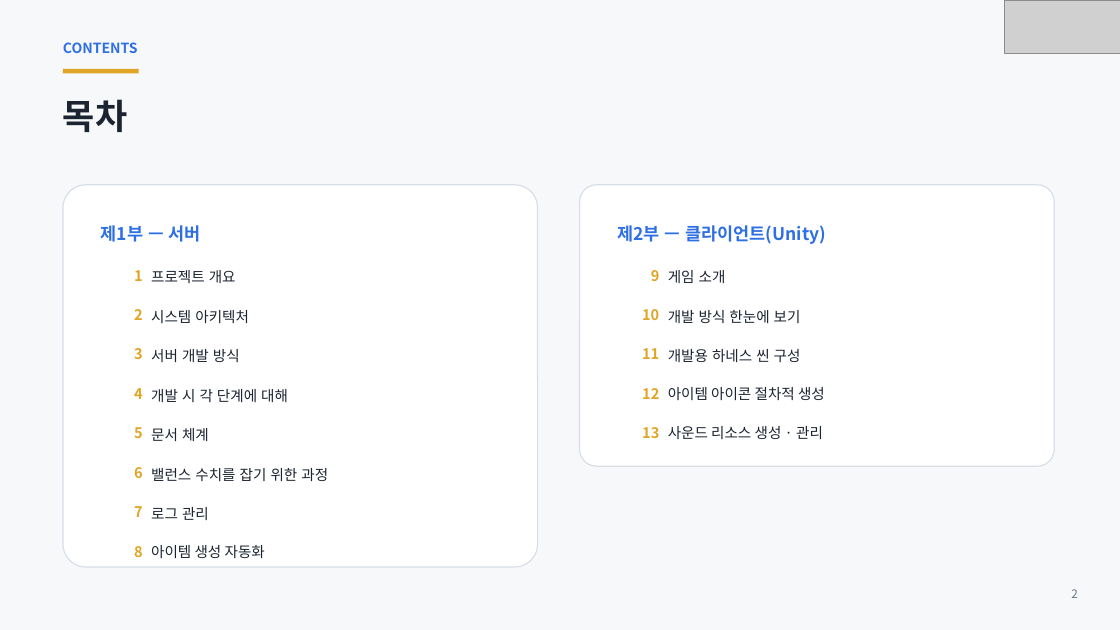
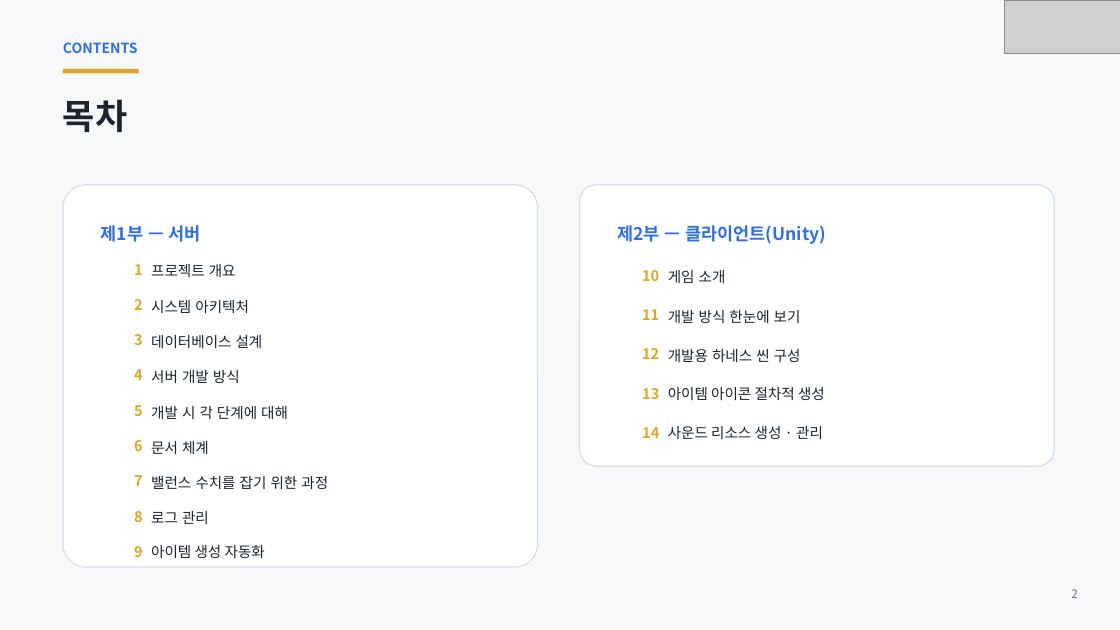
Before and after one commit to ks-wook/com2us-taskbar-hero, a slide deck: slide 2 of docs/com2us-taskbar-hero-발표자료.pptx. Drawn at 1120x630 pixels with LibreOffice and Linux fonts; fonts in the diff are those of the drawing; grey boxes stand for pictures. Boxes give left, top, right and bottom in pixels: in the first picture for what was removed or moved away, otherwise in the second. Text is boxed around its words. In the diff, an @@ line names an element or a change of style, - is before the commit and + after.

Commit message:
문서 최신화

```diff
--- a/docs/com2us-taskbar-hero-발표자료.pptx
+++ b/docs/com2us-taskbar-hero-발표자료.pptx
@@ text "1": place and size @@
-text "1" at [134,270,143,281]
+text "1" at [134,264,143,275]
@@ text "프로젝트 개요": place and size @@
-text "프로젝트 개요" at [151,270,236,283]
+text "프로젝트 개요" at [151,264,236,277]
@@ text "2": place and size @@
-text "2" at [134,309,143,320]
+text "2" at [134,299,143,310]
@@ text "시스템 아키텍처": place and size @@
-text "시스템 아키텍처" at [151,310,249,323]
+text "시스템 아키텍처" at [151,300,249,313]
@@ text "3": place and size @@
-text "3" at [134,348,143,359]
+text "3" at [134,334,143,345]
@@ text added at [151,335,263,348], 12.5 pt, text #1B2430 @@
+데이터베이스 설계
@@ 4 texts: place and size @@
-4 texts at [642,309,659,438]
+4 texts at [642,270,659,399]
@@ text "4": place and size @@
-text "4" at [134,388,143,399]
+text "4" at [134,369,143,380]
@@ text "서버 개발 방식": place and size @@
-text "서버 개발 방식" at [151,349,240,362]
+text "서버 개발 방식" at [151,370,240,383]
@@ text "5": place and size @@
-text "5" at [134,427,143,438]
+text "5" at [134,405,143,416]
@@ text "개발 시 각 단계에 대해": place and size @@
-text "개발 시 각 단계에 대해" at [151,389,288,402]
+text "개발 시 각 단계에 대해" at [151,406,288,419]
@@ text "6": place and size @@
-text "6" at [134,467,143,478]
+text "6" at [134,440,143,451]
@@ text "문서 체계": place and size @@
-text "문서 체계" at [151,428,209,441]
+text "문서 체계" at [151,441,209,454]
@@ text added at [642,427,659,438], 12.5 pt, text #E0A526, bold @@
+14
@@ text "7": place and size @@
-text "7" at [134,506,143,517]
+text "7" at [134,475,143,486]
@@ text "밸런스 수치를 잡기 위한 과정": place and size @@
-text "밸런스 수치를 잡기 위한 과정" at [151,468,328,481]
+text "밸런스 수치를 잡기 위한 과정" at [151,476,328,489]
@@ text "8": place and size @@
-text "8" at [134,546,143,557]
+text "8" at [134,511,143,522]
@@ text "로그 관리": place and size @@
-text "로그 관리" at [151,507,209,520]
+text "로그 관리" at [151,511,209,524]
@@ text "9": place and size @@
-text "9" at [651,270,660,281]
+text "9" at [134,546,143,557]
```
Also in this commit, not shown: 29 other slides changed, 4 slides added, 9 other files.
